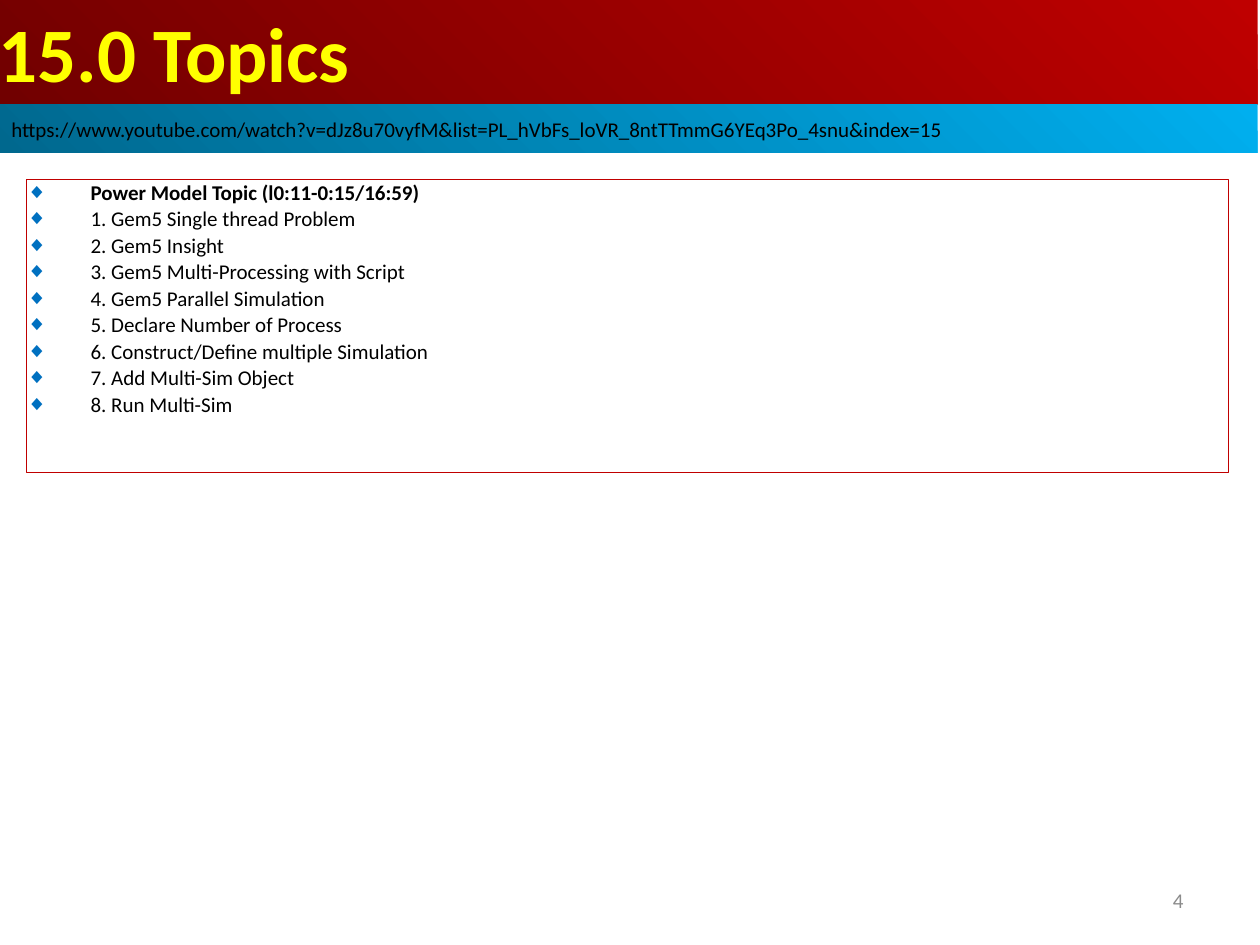
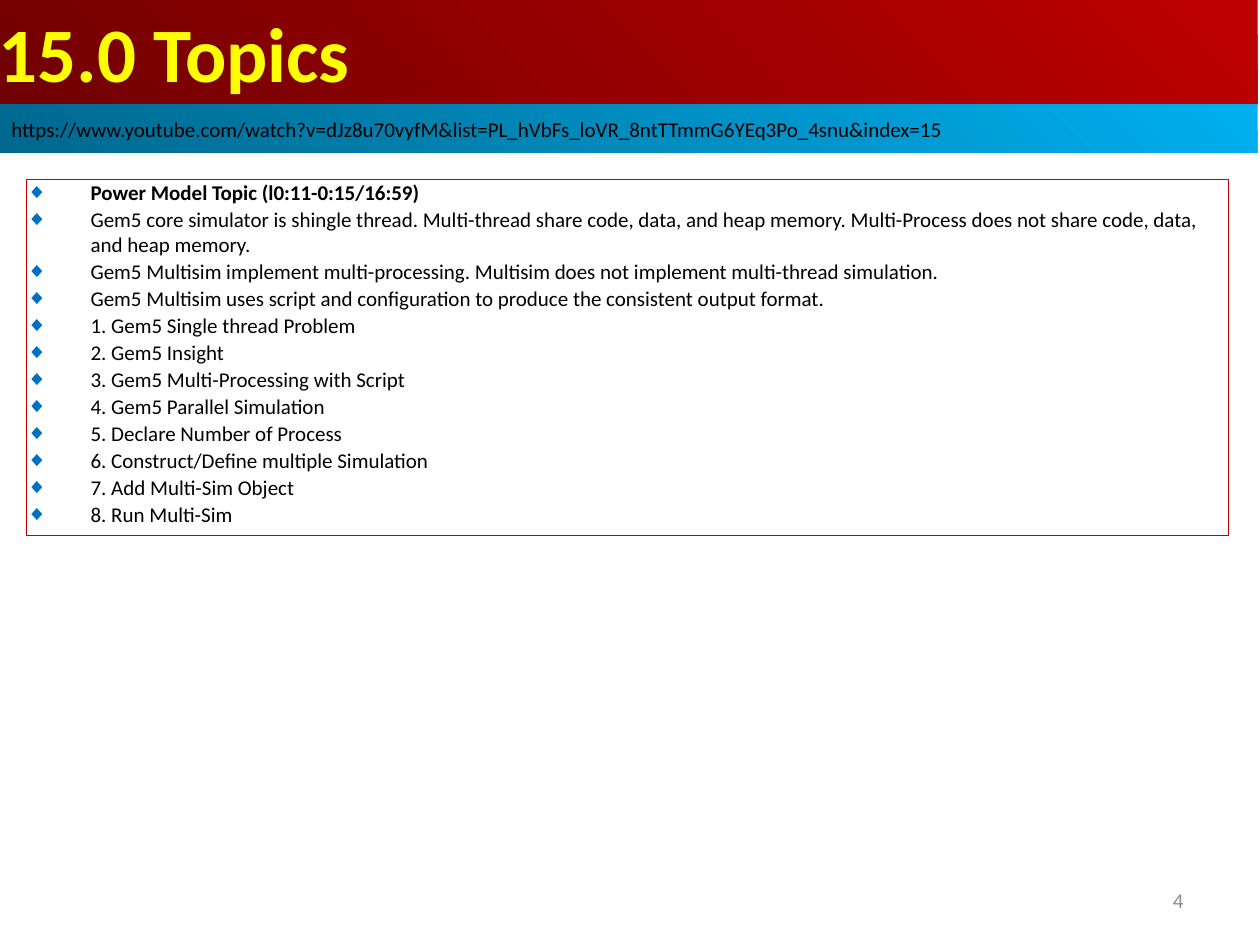
Before and after one commit to peterhchen/AIU_CS850_Gem5_McPAT, a slide deck: slide 4 of 050_Gem5/015.MultiSim/000_Video/015.MultiSim.ppt. Drawn at 1260x945 pixels with LibreOffice and Linux fonts; fonts in the diff are those of the drawing. Boxes give left, top, right and bottom in pixels: in the first picture for what was removed or moved away, otherwise in the second. Text is boxed around its words. In the diff, an @@ line names an element or a change of style, - is before the commit and + after.

```diff
--- a/050_Gem5/015.MultiSim/000_Video/015.MultiSim.ppt
+++ b/050_Gem5/015.MultiSim/000_Video/015.MultiSim.ppt
@@ rectangle "Power Model Topic (l0:11-0:15/16:59)": place and size @@
-rectangle "Power Model Topic (l0:11-0:15/16:59)" at (26, 179, 1228, 472)
+rectangle "Power Model Topic (l0:11-0:15/16:59)" at (26, 179, 1228, 536)
@@ text in rectangle at (91, 212, 1196, 310): paragraphs added @@
+◆ Gem5 core simulator is shingle thread. Multi-thread share code, data, and heap memory. Multi-Process does not share code, data, and heap memory.
+◆ Gem5 Multisim implement multi-processing. Multisim does not implement multi-thread simulation.
+◆ Gem5 Multisim uses script and configuration to produce the consistent output format.
```
Also in this commit, not shown: 1 other slide changed.
